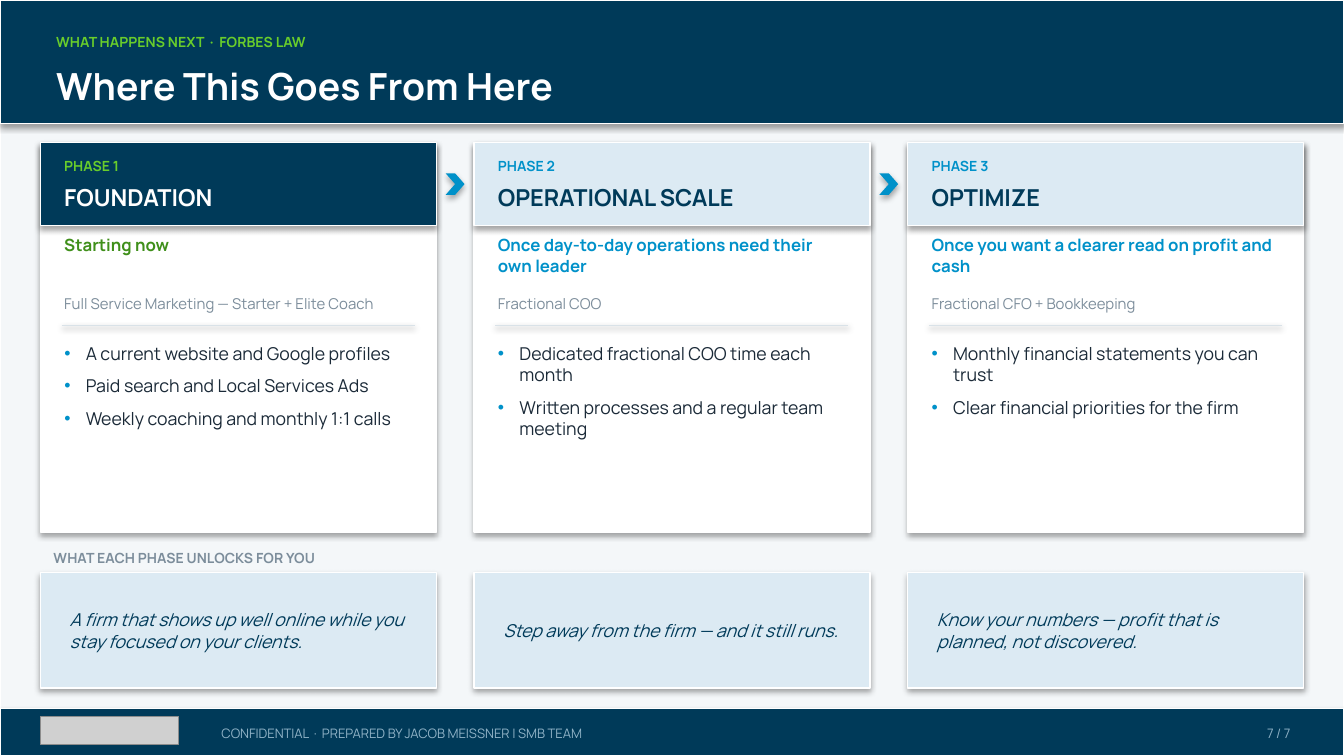
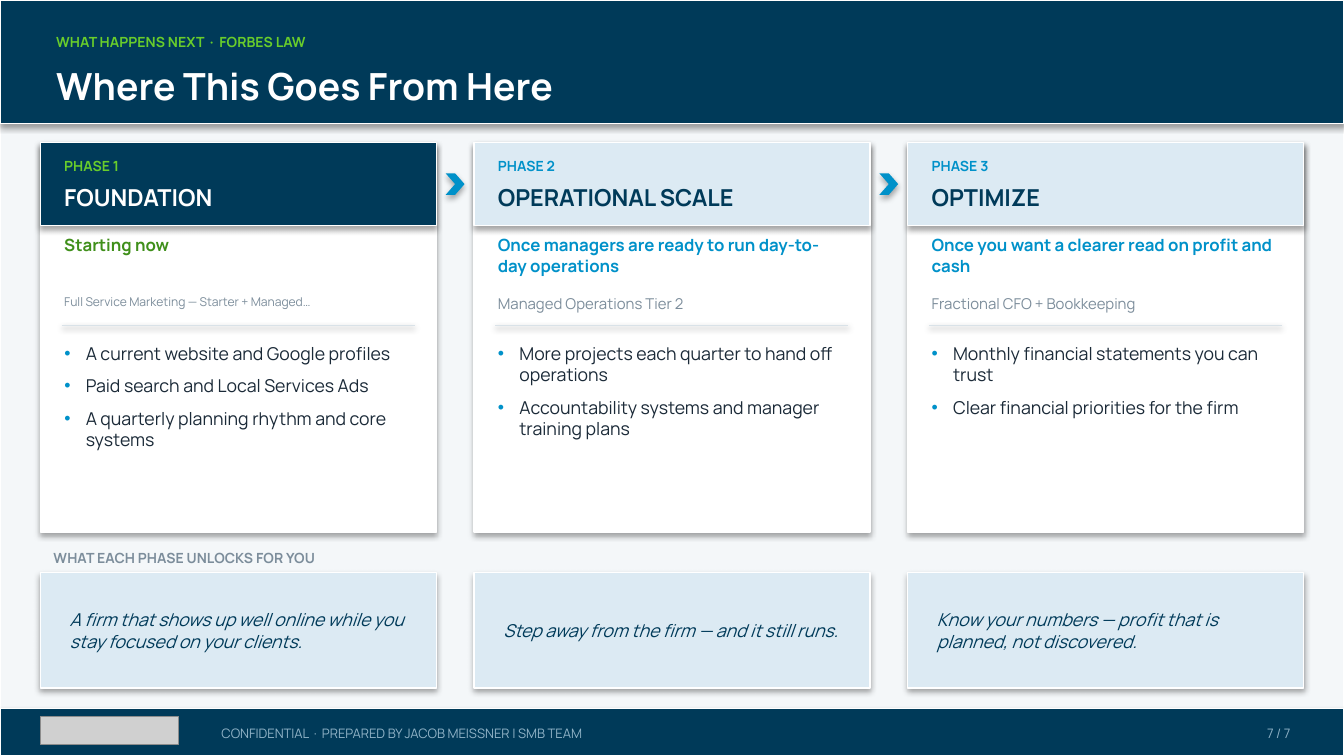
Before and after one commit to SMB-Team-Technology/workwith-smbteam, a slide deck: slide 7 of forbes-law/Forbes Law_November 20, 2026_Proposal.pptx. Drawn at 1344x756 pixels with LibreOffice and Linux fonts; fonts in the diff are those of the drawing; grey boxes stand for pictures. Boxes give left, top, right and bottom in pixels: in the first picture for what was removed or moved away, otherwise in the second. Text is boxed around its words. In the diff, an @@ line names an element or a change of style, - is before the commit and + after.

```diff
--- a/forbes-law/Forbes Law_November 20, 2026_Proposal.pptx
+++ b/forbes-law/Forbes Law_November 20, 2026_Proposal.pptx
@@ text at [498,238,819,276]: text changed @@
-Once day-to-day operations need their own leader
+Once managers are ready to run day-to-day operations
@@ text at [64,297,311,309]: text changed; size 8 to 6.5 pt @@
-Full Service Marketing — Starter + Elite Coach
+Full Service Marketing — Starter + Managed…
@@ text at [498,298,684,313]: text changed @@
-Fractional COO
+Managed Operations Tier 2
@@ text at [519,347,832,440]: text changed @@
-• Dedicated fractional COO time each month
-• Written processes and a regular team meeting
+• More projects each quarter to hand off operations
+• Accountability systems and manager training plans
@@ text at [86,412,387,451]: text changed @@
-• Weekly coaching and monthly 1:1 calls
+• A quarterly planning rhythm and core systems
```
Also in this commit, not shown: 3 other slides changed, 2 other files.
